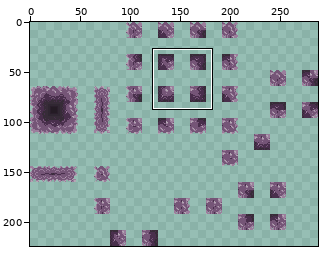
Sprite sheet, stored at TileSets/Tilemap3.0.png. Above: a wide view before the commit, with the close-up outlined.
Close-up. Before the commit:
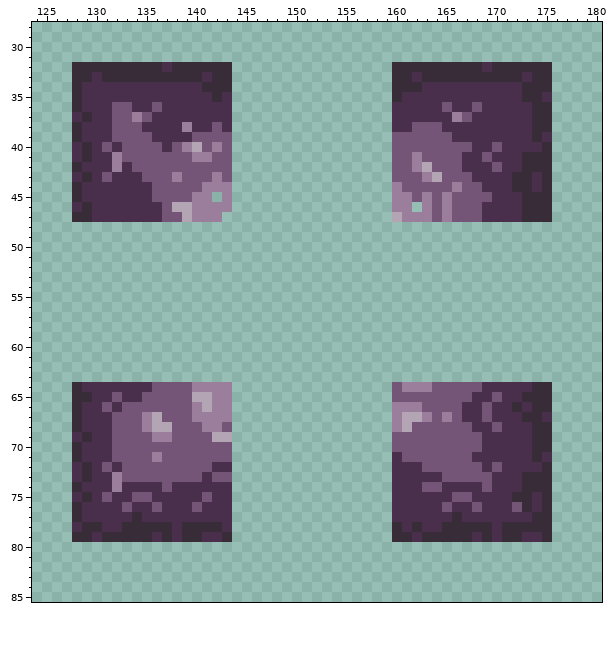
The file is 288x224 pixels. Shown: x 124..180, y 28..85. The commit also changed other parts of the picture, which this record leaves out.
Once edited:
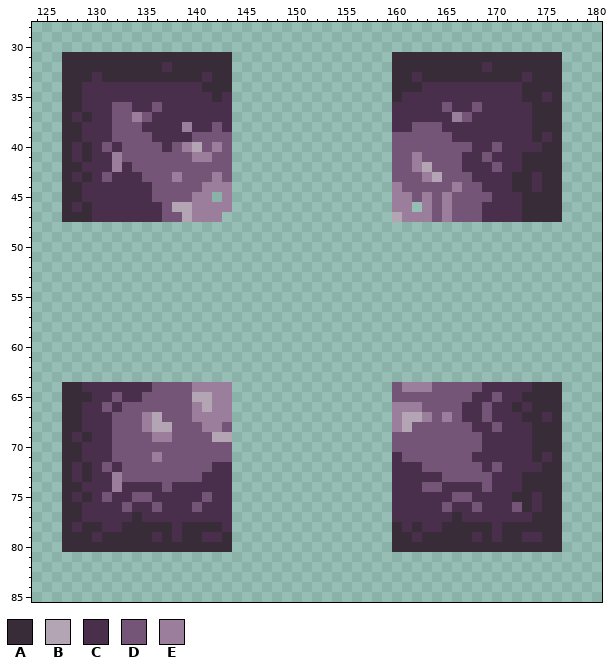
Palette (. is transparent): A #372c38  B #b3a5b3  C #492f4c  D #755577  E #9b7e9c
Change:
@@ x 124..180 @@
 30 .........................................................
-31 .........................................................
-32 ....AAAAAAAAACAAAAAA................AAAAAAAAACAAAAAA.....
-33 ....AACAAAAAAAAAACAA................AACAAAAAAAAAACAA.....
-34 ....ACCCCCCCCCCCCAAA................AAACCCCCCCCCCAAA.....
-35 ....ACCCCCCCCCCCCCAC................ACCCCCCCCCCCCAAC.....
-36 ....ACCCDDCCDCCCCCCC................CCCCCDCCDCCCCCAA.....
-37 ....CACCDDEDCCCCCCCC................CCCCCCEDCCCCCCAA.....
-38 ....ACCCDDDCCCCECCDC................CCDDDCCCCCCCCCAA.....
-39 ....ACCCDDDDCCCCDDDD................DDDDDDCCCCCCCCAC.....
-40 ....CACDCDDDDCDEBDED................DDDDDDDDCCDCCCCA.....
-41 ....CACCEDDDDDDDEEDD................DDEDDDDCCDCCCAAA.....
-42 ....ACCCECDDDDDDDDDD................DDEBDDDCCCDCCAAA.....
-43 ....CACDCCCDDDEDDDED................DDDEBDDDCCCCAACA.....
-44 ....ACCCCCCCDDDDDEEE................EDDDDDEDDCCCAACA.....
-45 ....ACCCCCCCDDDDEE.E................EEDEDEDDDDCCCAAA.....
-46 ....CACCCCCCCDBBEEEE................EE.EDEDDDCCCCAAA.....
-47 ....AACCCCCCCDDBEEE.................BEEEDEDDDCCCCAAA.....
+31 ...AAAAAAAAAAAAAAAAA................AAAAAAAAAAAAAAAAA....
+32 ...AAAAAAAAAACAAAAAA................AAAAAAAAACAAAAAAA....
+33 ...AAACAAAAAAAAAACAA................AACAAAAAAAAAACAAA....
+34 ...AACCCCCCCCCCCCAAA................AAACCCCCCCCCCAAAA....
+35 ...AACCCCCCCCCCCCCAC................ACCCCCCCCCCCCAACA....
+36 ...AACCCDDCCDCCCCCCC................CCCCCDCCDCCCCCAAA....
+37 ...ACACCDDEDCCCCCCCC................CCCCCCEDCCCCCCAAA....
+38 ...AACCCDDDCCCCECCDC................CCDDDCCCCCCCCCAAA....
+39 ...AACCCDDDDCCCCDDDD................DDDDDDCCCCCCCCACA....
+40 ...ACACDCDDDDCDEBDED................DDDDDDDDCCDCCCCAA....
+41 ...ACACCEDDDDDDDEEDD................DDEDDDDCCDCCCAAAA....
+42 ...AACCCECDDDDDDDDDD................DDEBDDDCCCDCCAAAA....
+43 ...ACACDCCCDDDEDDDED................DDDEBDDDCCCCAACAA....
+44 ...AACCCCCCCDDDDDEEE................EDDDDDEDDCCCAACAA....
+45 ...AACCCCCCCDDDDEE.E................EEDEDEDDDDCCCAAAA....
+46 ...ACACCCCCCCDBBEEEE................EE.EDEDDDCCCCAAAA....
+47 ...AAACCCCCCCDDBEEE.................BEEEDEDDDCCCCAAAA....
 48 .........................................................
@@ x 124..180 @@
 63 .........................................................
-64 ....ACCCCCCCDDDDEEEE................DEEEDDDDDCCCCCAA.....
-65 ....AACCDCCDDDDDBBEE................DDDDDDDDCCDCCAAA.....
-66 ....ACCDCDDDDDDDEBEE................EEEDDDDCCDCCACAA.....
-67 ....ACCCDDDEBDDDEEEE................EBBEDEDCCDCCCAAC.....
-68 ....ACCCDDDEBBDDDEED................EBDDDDDDCCDCCCAA.....
-69 ....CACCDDDDEEDDDDBB................DDDDDDDDDCCCCCAA.....
-70 ....ACCCDDDDDDDDDDDD................DDDDDDDDDCCCCCAA.....
-71 ....ACCCDDDDEDDDDDDD................CDDDDDDDCCCCCCAC.....
-72 ....CACDCDDDDDDDDDCC................CCCDDDDDDCDCCCCA.....
-73 ....CACCEDDDDDDDDCDD................CCCCCDDDDDCCCAAA.....
-74 ....ACCCECCCCDCCCCCC................CCCDDCCCCDCCCAAA.....
-75 ....CACDCCDDCCCCCDCC................CCCCCCDDCCCCAACA.....
-76 ....ACCCCDCCDCCCDCCC................CCCCCDCCDCCCDACA.....
-77 ....ACCCCCACCCCCCCCC................CCCCCCACCCCCCCAA.....
-78 ....CAACCAAAAACAAAAC................ACACCAAAAACAAAAA.....
-79 ....AACAAAAACACAACCA................AACAAAAACACAACCA.....
-80 .........................................................
+64 ...AACCCCCCCDDDDEEEE................DEEEDDDDDCCCCCAAA....
+65 ...AAACCDCCDDDDDBBEE................DDDDDDDDCCDCCAAAA....
+66 ...AACCDCDDDDDDDEBEE................EEEDDDDCCDCCACAAA....
+67 ...AACCCDDDEBDDDEEEE................EBBEDEDCCDCCCAACA....
+68 ...AACCCDDDEBBDDDEED................EBDDDDDDCCDCCCAAA....
+69 ...ACACCDDDDEEDDDDBB................DDDDDDDDDCCCCCAAA....
+70 ...AACCCDDDDDDDDDDDD................DDDDDDDDDCCCCCAAA....
+71 ...AACCCDDDDEDDDDDDD................CDDDDDDDCCCCCCACA....
+72 ...ACACDCDDDDDDDDDCC................CCCDDDDDDCDCCCCAA....
+73 ...ACACCEDDDDDDDDCCC................CCCCCDDDDDCCCAAAA....
+74 ...AACCCECCCCDCCCCCC................CCCDDCCCCDCCCAAAA....
+75 ...ACACDCCDDCCCCCDCC................CCCCCCDDCCCCAACAA....
+76 ...AACCCCDCCDCCCDCCC................CCCCCDCCDCCCDACAA....
+77 ...AACCCCCACCCCCCCCC................CCCCCCACCCCCCCAAA....
+78 ...ACAACCAAAAACAAAAC................ACACCAAAAACAAAAAA....
+79 ...AAACAAAAACACAACCA................AACAAAAACACAACCAA....
+80 ...AAAAAAAAAAAAAAAAA................AAAAAAAAAAAAAAAAA....
 81 .........................................................
